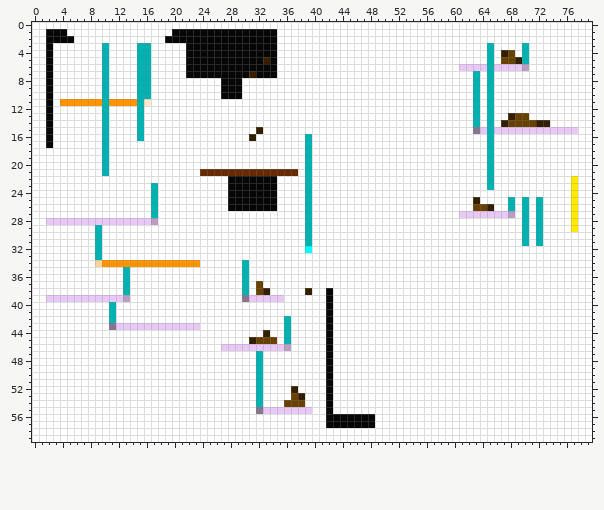
Sprite sheet -- source/level_data/layouts/level4/layer1.png. The first picture shows the starting point.
The file is 80x60 pixels.
The same view after the edit:
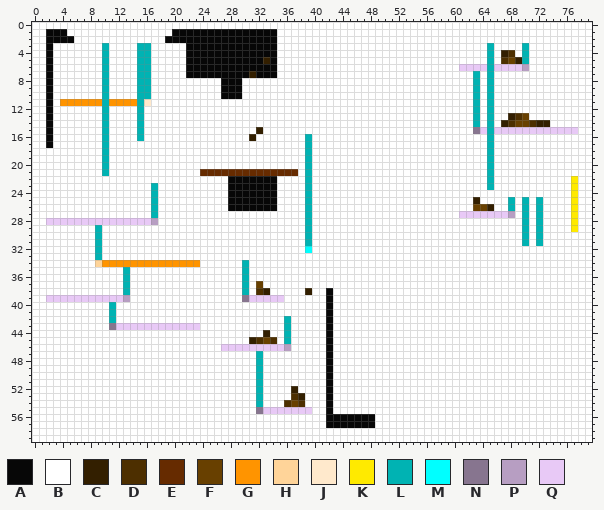
Palette (. is transparent): A #070707  B #ffffff  C #331f00  D #4d2f00  E #662b00  F #684000  G #ff9400  H #ffd499  J #ffe9cc  K #ffea00  L #00b3b3  M #00ffff  N #87758f  P #b79ec2  Q #e8c9f6
What changed:
Changed rows in their new state; - is an unchanged pixel.
first column x 67:
 4 -D
 5 D-
first column x 68:
13 -D--
14 D--D
first column x 32:
38 D
first column x 32:
45 D-D
first column x 36:
53 -D-
54 D-D
Where, in picture pixels (left, top, right, bottom), the same in both pictures:
changed: (501, 50, 515, 64)
changed: (508, 113, 536, 127)
changed: (256, 288, 263, 295)
changed: (256, 337, 277, 344)
changed: (284, 393, 305, 407)
